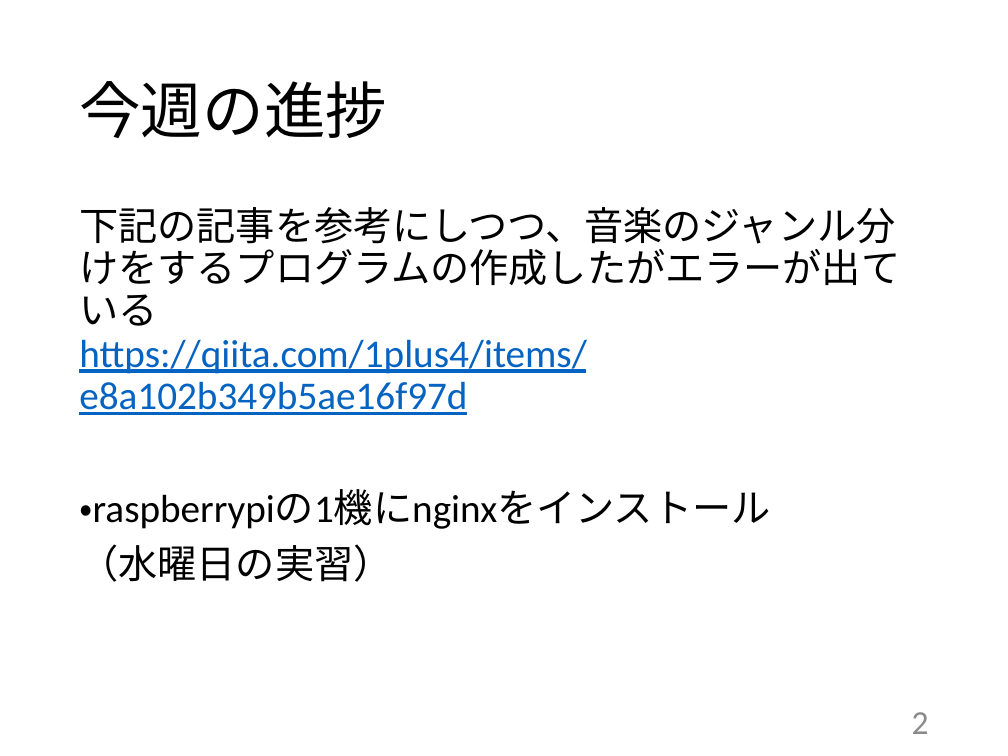
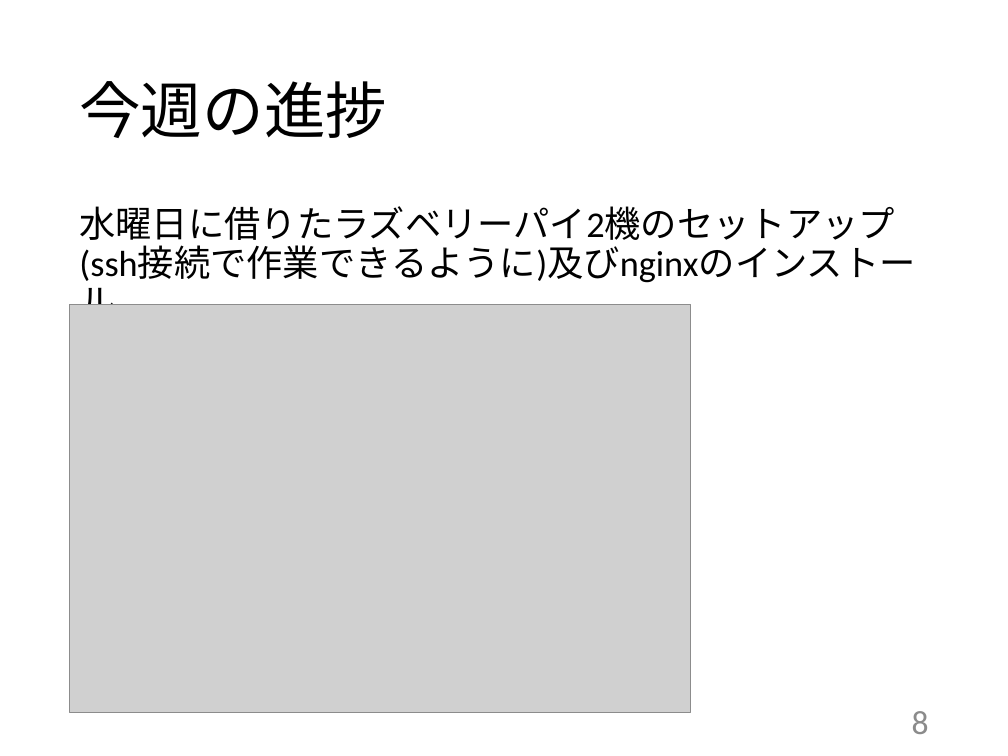
Before and after one commit to kait-takanolab/1821144-yoshii-thesis, a slide deck: slide 8 of 発表用スライド/1821144_yoshii_thesis.pptx (slide 2 before the commit). Drawn at 1008x756 pixels with LibreOffice and Linux fonts; fonts in the diff are those of the drawing; grey boxes stand for pictures. Boxes give left, top, right and bottom in pixels: in the first picture for what was removed or moved away, otherwise in the second. Text is boxed around its words. In the diff, an @@ line names an element or a change of style, - is before the commit and + after.

```diff
--- a/発表用スライド/1821144_yoshii_thesis.pptx
+++ b/発表用スライド/1821144_yoshii_thesis.pptx
@@ text at <box>79,206,915,283</box>: text changed; size 28 to 25.9 pt @@
-下記の記事を参考にしつつ、音楽のジャンル分けをするプログラムの作成したがエラーが出ている
-https://qiita.com/1plus4/items/e8a102b349b5ae16f97d
-・raspberrypiの1機にnginxをインストール
-（水曜日の実習）
+水曜日に借りたラズベリーパイ2機のセットアップ(ssh接続で作業できるように)及びnginxのインストール
@@ picture added at <box>70,304,690,713</box> @@
@@ page number at <box>912,711,929,734</box>: text changed @@
-2
+8
```
Also in this commit, not shown: 3 other slides changed, 1 slide removed.
